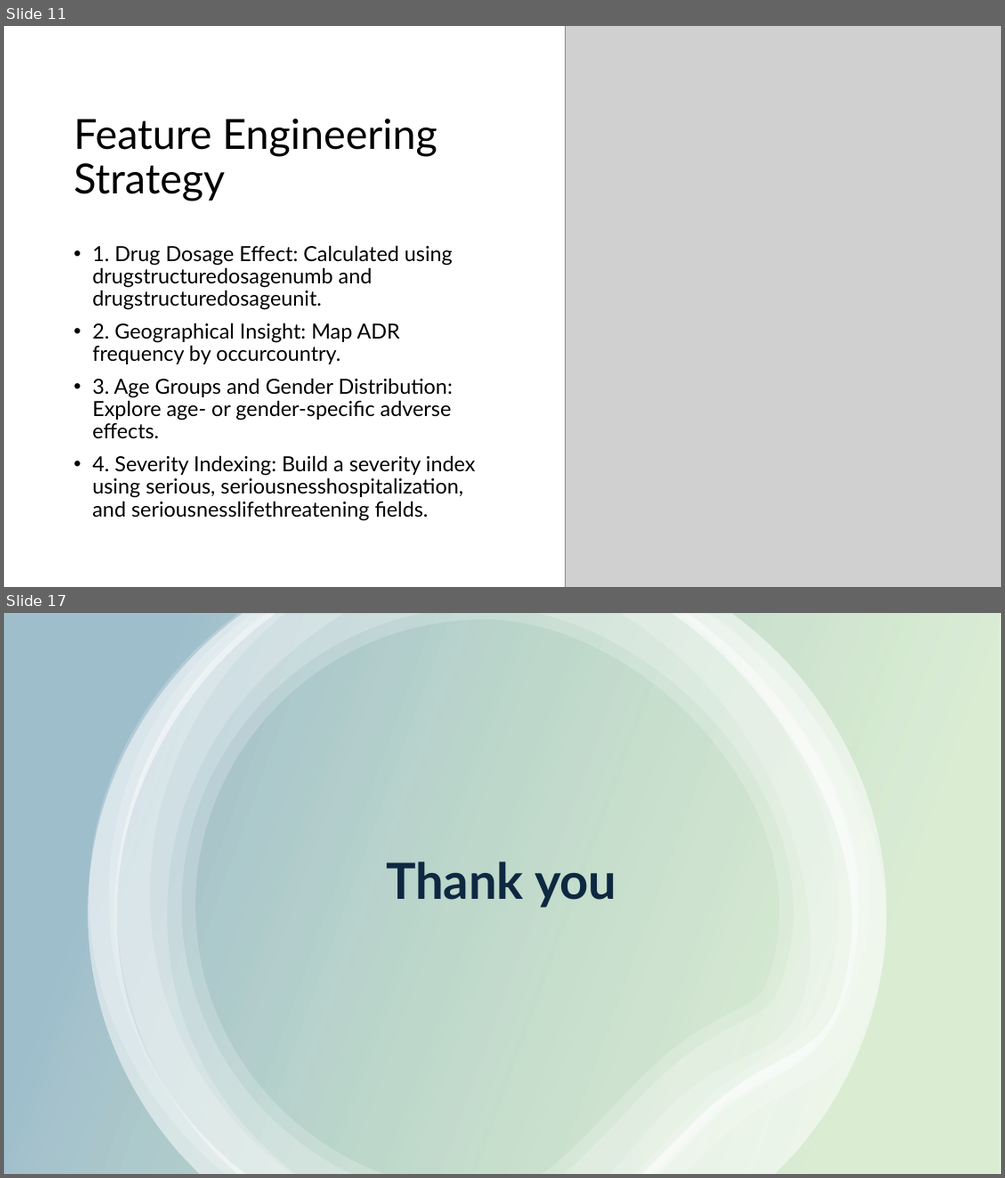
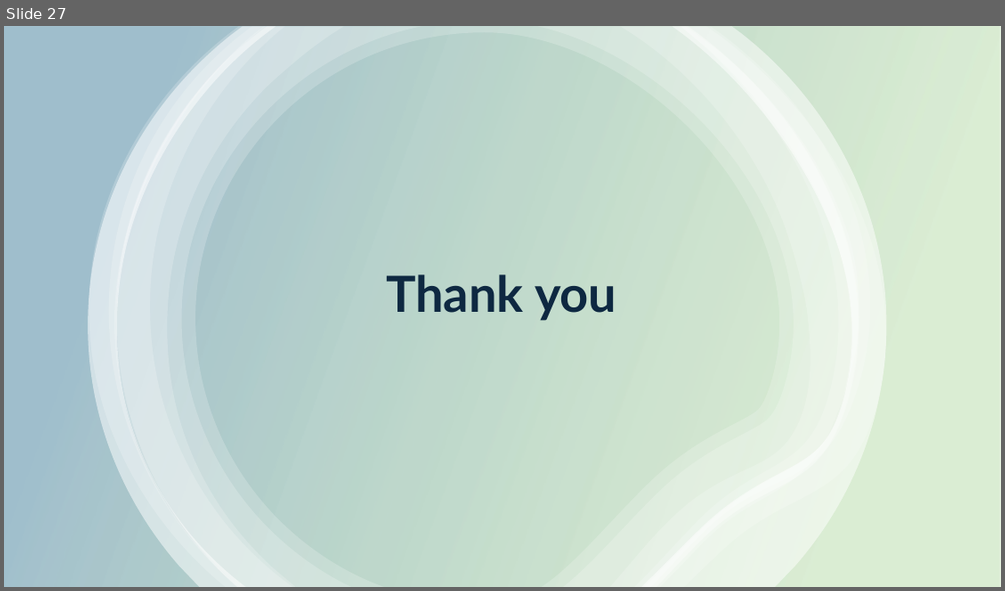
Before and after one commit to akshayparate123/Analysis-of-Adverse-Drug-Effects-Using-Big-Data-and-Cloud-Computing, a slide deck: PPT/Analysis of Adverse Drug Effects Using Big Data.pptx. Shown one above the other, each under a label of ours: slides 11 and 17 before the commit, slide 27 after it; the slides between them are not shown. The pictures are 1005x1178 and 1005x591 pixels, drawn with LibreOffice and Linux fonts; fonts in the diff are those of the drawing; grey boxes stand for pictures. Boxes give left, top, right and bottom in pixels: in the first picture for what was removed or moved away, otherwise in the second. Text is boxed around its words. In the diff, an @@ line names an element or a change of style, - is before the commit and + after.

```diff
--- a/PPT/Analysis of Adverse Drug Effects Using Big Data.pptx
+++ b/PPT/Analysis of Adverse Drug Effects Using Big Data.pptx
@@ slide 11 removed at bbox=[4, 26, 1001, 587], background #FFFFFF @@
@@ picture removed at bbox=[565, 26, 1001, 587] @@
@@ title removed at bbox=[73, 119, 437, 201] @@
-Feature Engineering Strategy
@@ text removed at bbox=[92, 245, 476, 521] @@
-• 1. Drug Dosage Effect: Calculated using drugstructuredosagenumb and drugstructuredosageunit.
-• 2. Geographical Insight: Map ADR frequency by occurcountry.
-• 3. Age Groups and Gender Distribution: Explore age- or gender-specific adverse effects.
-• 4. Severity Indexing: Build a severity index using serious, seriousnesshospitalization, and seriousnesslifethreatening fields.
@@ what was slide 17 is now slide 27 @@
```
Also in this commit, not shown: 9 slides changed, 16 slides added, 5 other slides removed, 5 other files.
